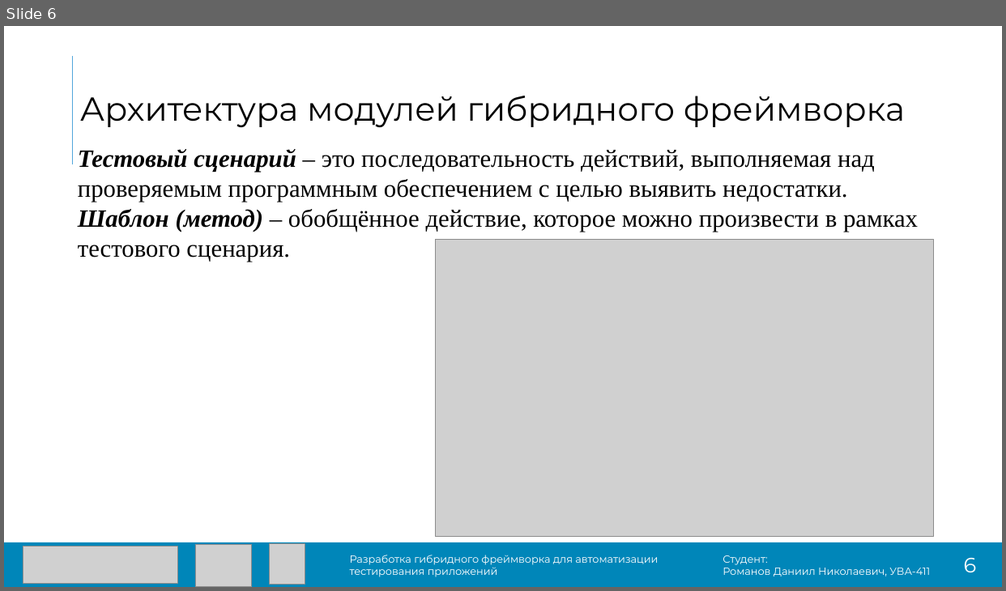
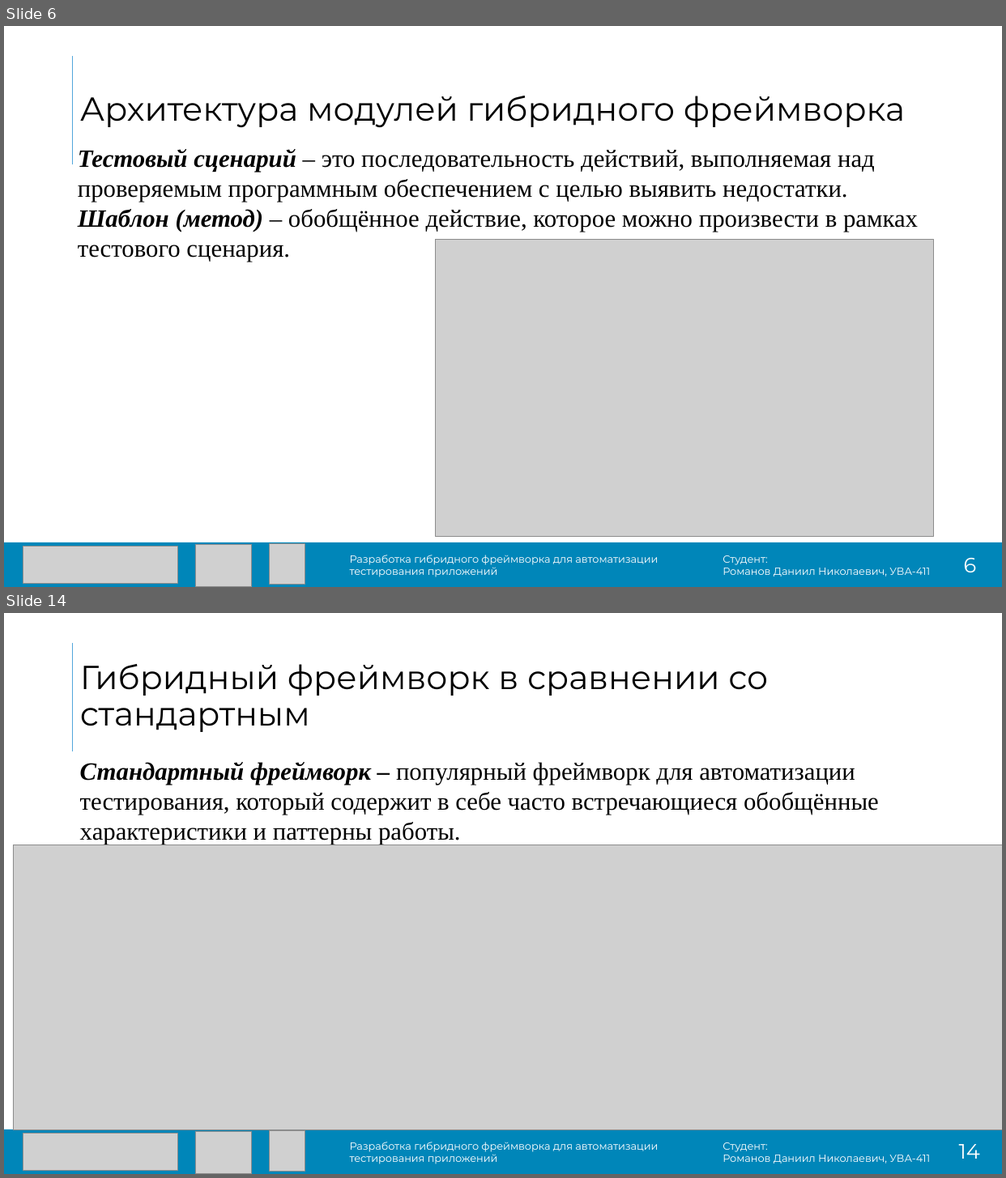
Before and after one commit to DanielRomanoff/practice, a slide deck: презентация.pptx. Shown one above the other, each under a label of ours: slide 6 before the commit, slides 6 and 14 after it; the slides between them are not shown. The pictures are 1006x591 and 1006x1178 pixels, drawn with LibreOffice and Linux fonts; fonts in the diff are those of the drawing; grey boxes stand for pictures. Boxes give left, top, right and bottom in pixels: in the first picture for what was removed or moved away, otherwise in the second. Text is boxed around its words. In the diff, an @@ line names an element or a change of style, - is before the commit and + after.

```diff
--- a/презентация.pptx
+++ b/презентация.pptx
@@ slide 14 added at (4, 613, 1002, 1174), background #FFFFFF; not listed: 2 template elements that a slide beside it also shows @@
@@ title added at (80, 664, 768, 732), 32 pt, text #000000 @@
+Гибридный фреймворк в сравнении со стандартным
@@ text added at (80, 762, 879, 845), 24 pt, text #000000 @@
+Стандартный фреймворк – популярный фреймворк для автоматизации тестирования, который содержит в себе часто встречающиеся обобщённые характеристики и паттерны работы.
@@ picture added at (13, 845, 1002, 1131) @@
@@ picture added at (23, 1134, 177, 1171) @@
@@ picture added at (196, 1131, 252, 1174) @@
@@ picture added at (270, 1131, 305, 1172) @@
@@ text added at (350, 1142, 658, 1165), 10 pt, text #FFFFFF @@
+Разработка гибридного фреймворка для автоматизации тестирования приложений
@@ text added at (722, 1143, 930, 1164), 10 pt, text #FFFFFF @@
+Студент:
+Романов Даниил Николаевич, УВА-411
@@ text added at (959, 1144, 980, 1159), 20 pt, text #FFFFFF @@
+14
```
Also in this commit, not shown: 11 slides changed, 1 other file.
